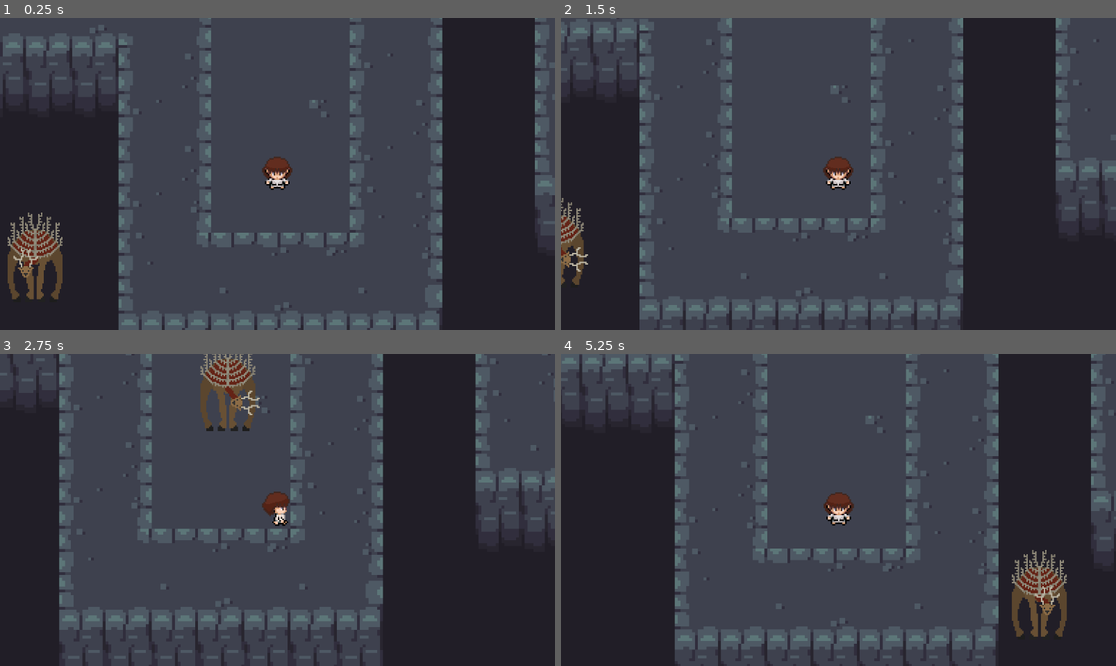
Above: before the commit, frames 1-4 (two rows, left to right).
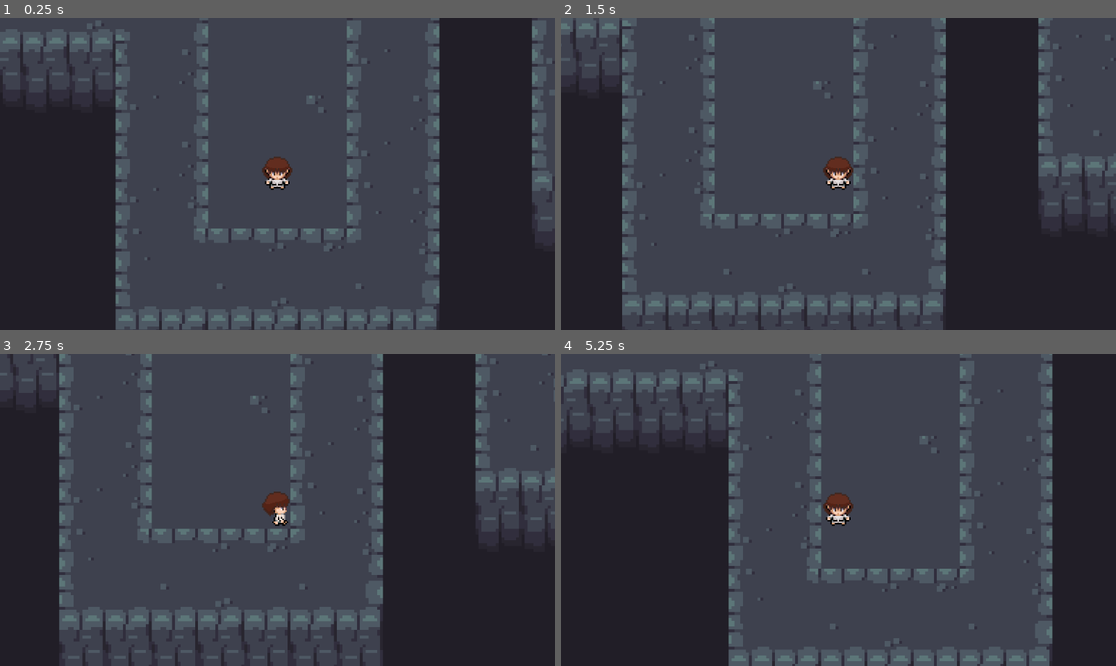
Above: after the commit, the same moments.

Repository: wtrmlnrch/Senior-Project-Game
Game: Godot game, scene res://AI_Stuff/Scenes/Maps/cave_scene.tscn
The game is run twice, just before and just after one commit, with the same random seed, the same clock (stepped at 60 frames per second) and the same inputs. This scene is started directly instead of the project's main scene.
Inputs:
- Up to frame 1 (0.25 s): no input
- Up to frame 2 (1.5 s): tap Enter at 0.5, 1.35 s; hold D (right) 0.53-1.28 s; tap E (Interact) at 0.6 s; hold S (down) from 1.28 s (still down)
- Up to frame 3 (2.75 s): release S (down) at 2.03 s; hold D (right) from 2.03 s (still down); tap E (Interact) at 2.1 s
- Up to frame 4 (5.25 s): release D (right) at 2.78 s; hold W (up) 2.78-3.53 s; tap Enter at 2.85, 4.35 s; hold A (left) 3.53-5.03 s; tap E (Interact) at 3.6, 5.1 s; hold S (down) from 5.03 s (still down)

The runs differ from the first frame. In frame 1, 7.9% of the frame differs, in the area x 0-100%, y 0-100%; in frame 2, 13%; in frame 3, 1.6%; in frame 4, 25%.

Commit message:
added last sound effects and tested cave level to make sure it played well.

Diff:
--- a/AI_Stuff/Scenes/Enemies/evil_deer.gd
+++ b/AI_Stuff/Scenes/Enemies/evil_deer.gd
@@ -2,7 +2,7 @@
 
 var teleportation_points : Array
 
-var teleportation_cooldown : float = 2.0
+var teleportation_cooldown : float = 5.0
 var teleportation_time : float = 0.0
 
 var just_tpd : bool = false
@@ -37,8 +37,10 @@
 func _on_area_2d_body_entered(body):
 	if body.is_in_group("player"):
 		emit_signal("haunting_cry_entry", body)
+		$Body/AudioStreamPlayer2D.play(0.0)
 
 
 func _on_area_2d_body_exited(body):
 	if body.is_in_group("player"):
 		emit_signal("haunting_cry_exit", body)
+		$Body/AudioStreamPlayer2D.stop()
--- a/AI_Stuff/Scenes/Enemies/evil_deer.tscn
+++ b/AI_Stuff/Scenes/Enemies/evil_deer.tscn
@@ -1,7 +1,8 @@
-[gd_scene load_steps=7 format=3 uid="uid://dnekeiuqiqtuc"]
+[gd_scene load_steps=8 format=3 uid="uid://dnekeiuqiqtuc"]
 
 [ext_resource type="Texture2D" uid="uid://b1ue1rq4jgj2" path="res://AI_Stuff/Assets/Enemy Sprites/deerSprites.png" id="1_jjqo7"]
 [ext_resource type="Script" uid="uid://cunx6fipd2mls" path="res://AI_Stuff/Scenes/Enemies/evil_deer.gd" id="1_pqx6f"]
+[ext_resource type="AudioStream" uid="uid://sh4fvifkundp" path="res://AI_Stuff/Assets/Sounds/Dauzkobza - Phobia - Ghostly Eerie Atmosphere .mp3" id="3_lw4tm"]
 
 [sub_resource type="Animation" id="Animation_pqx6f"]
 length = 0.001
@@ -66,6 +67,9 @@
 [node name="CollisionShape2D" type="CollisionShape2D" parent="Body/Area2D"]
 shape = SubResource("CircleShape2D_pqx6f")
 
+[node name="AudioStreamPlayer2D" type="AudioStreamPlayer2D" parent="Body"]
+stream = ExtResource("3_lw4tm")
+
 [node name="Teleportation Points" type="Node2D" parent="."]
 
 [node name="Point0" type="Node2D" parent="Teleportation Points"]
@@ -85,5 +89,11 @@
 [node name="Point5" type="Node2D" parent="Teleportation Points"]
 position = Vector2(-349, 231)
 
+[node name="Point6" type="Node2D" parent="Teleportation Points"]
+position = Vector2(-349, 231)
+
+[node name="Point7" type="Node2D" parent="Teleportation Points"]
+position = Vector2(-349, 231)
+
 [connection signal="body_entered" from="Body/Area2D" to="." method="_on_area_2d_body_entered"]
 [connection signal="body_exited" from="Body/Area2D" to="." method="_on_area_2d_body_exited"]
--- a/AI_Stuff/Scenes/Enemies/evil_wolf.gd
+++ b/AI_Stuff/Scenes/Enemies/evil_wolf.gd
@@ -12,6 +12,8 @@
 var alert_timer = 0.0
 var target_position = Vector2.ZERO
 
+var squirrel_body = null
+var growled = false
 
 @onready var lineOfSight = $RayCast2D
 
@@ -30,9 +32,20 @@
 		alert_timer -= delta
 		if alert_timer <= 0:
 			alert = false
+			growled = false
 
 		var direction = (target_position - global_position).normalized()
 		velocity = direction * normalSpeed * speed_multiplier
+
+		if !growled:
+			$Growl.play()
+			growled = true
+		if $AudioStreamPlayer2D.playing:
+			$AudioStreamPlayer2D.pitch_scale = 2
+		else:
+			$AudioStreamPlayer2D.play()
+			$AudioStreamPlayer2D.pitch_scale = 2
+
 		move_and_slide()
 
 		_play_animation_by_velocity()
@@ -50,6 +63,12 @@
 
 			var direction = (current_target - global_position).normalized()
 			velocity = direction * normalSpeed
+
+			if $AudioStreamPlayer2D.playing:
+				$AudioStreamPlayer2D.pitch_scale = 1
+			else:
+				$AudioStreamPlayer2D.play()
+
 
 			move_and_slide()
 
@@ -88,3 +107,19 @@
 			moveDown()
 		else:
 			moveUp()
+
+
+
+func _on_listening_area_area_entered(body):
+	squirrel_body = body.get_parent()
+	squirrel_body.sound_emitted.connect(_on_squirrel_sound)
+
+func _on_listening_area_area_exited(_body):
+	if squirrel_body != null:
+		squirrel_body.sound_emitted.disconnect(_on_squirrel_sound)
+		squirrel_body = null
+
+func _on_squirrel_sound(sound_position : Vector2):
+	alert = true
+	alert_timer = alertDuration
+	target_position = sound_position
--- a/AI_Stuff/Scenes/Enemies/evil_wolf.tscn
+++ b/AI_Stuff/Scenes/Enemies/evil_wolf.tscn
@@ -1,7 +1,9 @@
-[gd_scene load_steps=12 format=3 uid="uid://c5ni42t63o4ji"]
+[gd_scene load_steps=15 format=3 uid="uid://c5ni42t63o4ji"]
 
 [ext_resource type="Script" uid="uid://b1pvcqgoevab4" path="res://AI_Stuff/Scenes/Enemies/evil_wolf.gd" id="1_6yoy0"]
 [ext_resource type="Texture2D" uid="uid://clbjyt0sfaqlw" path="res://AI_Stuff/Assets/Enemy Sprites/evil_wolf_ss2.png" id="2_6yoy0"]
+[ext_resource type="AudioStream" uid="uid://bbq3yseqy8sql" path="res://AI_Stuff/Assets/Sounds/squelchingStep.mp3" id="3_u86c7"]
+[ext_resource type="AudioStream" uid="uid://im7qoy1a7w7d" path="res://AI_Stuff/Assets/Sounds/Selkor Studio - Wild Animals - Wolf Deep Growl and Snarl.mp3" id="4_rqnyr"]
 
 [sub_resource type="Animation" id="Animation_6yoy0"]
 length = 0.001
@@ -175,7 +177,7 @@
 "times": PackedFloat32Array(0),
 "transitions": PackedFloat32Array(1),
 "update": 0,
-"values": [Vector2(3, 1)]
+"values": [Vector2(5, 1)]
 }
 
 [sub_resource type="Animation" id="Animation_rqnyr"]
@@ -275,7 +277,7 @@
 "times": PackedFloat32Array(0),
 "transitions": PackedFloat32Array(1),
 "update": 0,
-"values": [Vector2(1, 3)]
+"values": [Vector2(1, 5)]
 }
 
 [sub_resource type="Animation" id="Animation_hox72"]
@@ -375,7 +377,7 @@
 "times": PackedFloat32Array(0),
 "transitions": PackedFloat32Array(1),
 "update": 0,
-"values": [Vector2(1, 3)]
+"values": [Vector2(1, 5)]
 }
 
 [sub_resource type="Animation" id="Animation_u86c7"]
@@ -451,7 +453,7 @@
 "times": PackedFloat32Array(0),
 "transitions": PackedFloat32Array(1),
 "update": 0,
-"values": [Vector2(3, 1)]
+"values": [Vector2(5, 1)]
 }
 
 [sub_resource type="AnimationLibrary" id="AnimationLibrary_6yoy0"]
@@ -471,7 +473,10 @@
 
 [sub_resource type="RectangleShape2D" id="RectangleShape2D_6yoy0"]
 
-[node name="Evil Wolf" type="CharacterBody2D"]
+[sub_resource type="CircleShape2D" id="CircleShape2D_6yoy0"]
+radius = 409.396
+
+[node name="Evil Wolf" type="CharacterBody2D" groups=["Enemies"]]
 collision_layer = 2
 script = ExtResource("1_6yoy0")
 
@@ -498,3 +503,22 @@
 scale = Vector2(3, 1)
 shape = SubResource("RectangleShape2D_6yoy0")
 target_position = Vector2(0, 200)
+
+[node name="AudioStreamPlayer2D" type="AudioStreamPlayer2D" parent="."]
+stream = ExtResource("3_u86c7")
+volume_db = -10.0
+parameters/looping = true
+
+[node name="Growl" type="AudioStreamPlayer2D" parent="."]
+stream = ExtResource("4_rqnyr")
+volume_db = 5.0
+
+[node name="ListeningArea" type="Area2D" parent="."]
+collision_layer = 0
+collision_mask = 256
+
+[node name="CollisionShape2D" type="CollisionShape2D" parent="ListeningArea"]
+shape = SubResource("CircleShape2D_6yoy0")
+
+[connection signal="area_entered" from="ListeningArea" to="." method="_on_listening_area_area_entered"]
+[connection signal="area_exited" from="ListeningArea" to="." method="_on_listening_area_area_exited"]
--- a/AI_Stuff/Scenes/Enemies/evil_wolf_manager.tscn
+++ b/AI_Stuff/Scenes/Enemies/evil_wolf_manager.tscn
@@ -21,7 +21,7 @@
 tile_set = ExtResource("2_baw70")
 
 [node name="Walls" type="TileMapLayer" parent="MapGrid"]
-tile_map_data = PackedByteArray("AAACAP7/AQAAAAAAAAD8//7/AQA …(8360 unchanged characters)… 4//L/AQAEAAAAAAD1/+z/AQAEAAAAAAAFAPD/AQADAAMAAAAGAPD/AQADAAMAAAAGAPH/AQADAAMAAAAGAPL …(7423 unchanged characters)…
+tile_map_data = PackedByteArray("AAACAP7/AQAAAAAAAAD8//7/AQA …(8360 unchanged characters)… 4//L/AQAEAAAAAAD1/+z/AQAEAAAAAAAFAPD/AQAKAAEAAAAGAPD/AQADAAMAAAAGAPH/AQADAAMAAAAGAPL …(7423 unchanged characters)…
 tile_set = ExtResource("2_baw70")
 
 [node name="Doors" type="TileMapLayer" parent="MapGrid"]
@@ -72,16 +72,16 @@
 [node name="Squirrels" type="Node2D" parent="."]
 
 [node name="EvilSquirrelAi" parent="Squirrels" instance=ExtResource("5_mvbwy")]
-position = Vector2(45, -1702)
+position = Vector2(1005, 140)
 
 [node name="EvilSquirrelAi2" parent="Squirrels" instance=ExtResource("5_mvbwy")]
-position = Vector2(1318, -744)
+position = Vector2(-24, -1734)
 
 [node name="EvilSquirrelAi3" parent="Squirrels" instance=ExtResource("5_mvbwy")]
-position = Vector2(552, -536)
+position = Vector2(-596, -966)
 
 [node name="EvilSquirrelAi4" parent="Squirrels" instance=ExtResource("5_mvbwy")]
-position = Vector2(-486, -540)
+position = Vector2(808, -809)
 
 [node name="EvilSquirrelAi5" parent="Squirrels" instance=ExtResource("5_mvbwy")]
-position = Vector2(843, 213)
+position = Vector2(-362, -42)
--- a/AI_Stuff/Scenes/Enemies/squirrel_ai.gd
+++ b/AI_Stuff/Scenes/Enemies/squirrel_ai.gd
@@ -17,8 +17,7 @@
 	$Squirrel/AnimationPlayer.play("Scanning")
 
 func _physics_process(delta):
-	if $Squirrel/ShapeCast2D.is_colliding() and $Squirrel/ShapeCast2D.get_collider(0).get_name() == "CharacterBody2D" and !running:
-
+	if $Squirrel/ShapeCast2D.is_colliding() and ($Squirrel/ShapeCast2D.get_collider(0).get_name() == "CharacterBody2D" or $Squirrel/ShapeCast2D.get_collider(0).get_name() == "MainCharacter") and !running:
 		running_time = running_duration
 		running = true
 
--- a/AI_Stuff/Scenes/Enemies/squirrel_ai.tscn
+++ b/AI_Stuff/Scenes/Enemies/squirrel_ai.tscn
@@ -441,7 +441,7 @@
 script = ExtResource("1_k5dbl")
 
 [node name="Squirrel" type="CharacterBody2D" parent="."]
-collision_layer = 257
+collision_layer = 258
 collision_mask = 257
 
 [node name="Sprite2D" type="Sprite2D" parent="Squirrel"]
--- a/AI_Stuff/Scenes/Enemies/wolf_ai.gd
+++ b/AI_Stuff/Scenes/Enemies/wolf_ai.gd
@@ -13,6 +13,7 @@
 
 var target_position = Vector2.ZERO
 var squirrel_body = null
+var growled = false
 
 func _ready():
 	$Wolf.global_position.y = y_value
@@ -31,10 +32,16 @@
 		$Wolf.velocity.y = 0
 		$Wolf.global_position.y = y_value
 
+		# code doesn't work. try to fix in morning
+		if !growled:
+			$Growl.play()
+			growled = true
+
 		$Wolf.move_and_slide()
 
 		if alert_timer <= 0:
 			alert = false
+			growled = false
 		return
 
 	var speed = normal_speed
--- a/AI_Stuff/Scenes/Enemies/wolf_ai.tscn
+++ b/AI_Stuff/Scenes/Enemies/wolf_ai.tscn
@@ -1,7 +1,8 @@
-[gd_scene load_steps=13 format=3 uid="uid://dd5colxo1ug6b"]
+[gd_scene load_steps=14 format=3 uid="uid://dd5colxo1ug6b"]
 
 [ext_resource type="Script" uid="uid://gy6q2qpmtsj" path="res://AI_Stuff/Scenes/Enemies/wolf_ai.gd" id="1_di4ya"]
 [ext_resource type="Texture2D" uid="uid://dwkp607ksq6fv" path="res://AI_Stuff/Assets/Enemy Sprites/wolf_spritesheet.png" id="2_di4ya"]
+[ext_resource type="AudioStream" uid="uid://cm8ptclet4mhi" path="res://AI_Stuff/Assets/Sounds/OG SoundFX - Fantasy Monsters - Dog Growling .mp3" id="3_ni0r0"]
 
 [sub_resource type="RectangleShape2D" id="RectangleShape2D_di4ya"]
 size = Vector2(63, 56)
@@ -203,6 +204,10 @@
 [node name="CollisionShape2D" type="CollisionShape2D" parent="Wolf/ListeningArea"]
 shape = SubResource("CircleShape2D_di4ya")
 
+[node name="Growl" type="AudioStreamPlayer2D" parent="Wolf"]
+stream = ExtResource("3_ni0r0")
+volume_db = 5.0
+
 [node name="Walls" type="Node2D" parent="."]
 
 [node name="LeftWall" type="Area2D" parent="Walls"]
--- /dev/null
+++ b/AI_Stuff/Scenes/Maps/cave_scene.gd
@@ -0,0 +1,5 @@
+extends Node2D
+
+func _on_area_2d_area_entered(area):
+	# teleport to last section
+	pass
--- a/AI_Stuff/Scenes/Maps/cave_scene.tscn
+++ b/AI_Stuff/Scenes/Maps/cave_scene.tscn
@@ -1,15 +1,51 @@
-[gd_scene load_steps=4 format=3 uid="uid://dc13vnjyh440w"]
+[gd_scene load_steps=6 format=3 uid="uid://dc13vnjyh440w"]
 
 [ext_resource type="PackedScene" uid="uid://bx5lc4py85ape" path="res://AI_Stuff/Scenes/Enemies/evil_wolf_manager.tscn" id="1_rh6oy"]
+[ext_resource type="Script" uid="uid://cvxn1t6aj1coi" path="res://AI_Stuff/Scenes/Maps/cave_scene.gd" id="1_vwfq1"]
 [ext_resource type="PackedScene" uid="uid://dbvb0tv5xe1aq" path="res://newfolder/Scenes/CharacterSprites/MainCharacter.tscn" id="2_3yne0"]
 [ext_resource type="PackedScene" uid="uid://dnekeiuqiqtuc" path="res://AI_Stuff/Scenes/Enemies/evil_deer.tscn" id="3_niqg2"]
 
+[sub_resource type="RectangleShape2D" id="RectangleShape2D_niqg2"]
+size = Vector2(175.75, 89.5)
+
 [node name="CaveScene" type="Node2D"]
+script = ExtResource("1_vwfq1")
 
 [node name="Evil Wolf AI" parent="." instance=ExtResource("1_rh6oy")]
 
+[node name="EvilDeer" parent="." instance=ExtResource("3_niqg2")]
+position = Vector2(779, -757)
+
+[node name="Point1" parent="EvilDeer/Teleportation Points" index="1"]
+position = Vector2(-455, 535)
+
+[node name="Point2" parent="EvilDeer/Teleportation Points" index="2"]
+position = Vector2(-916, -566)
+
+[node name="Point3" parent="EvilDeer/Teleportation Points" index="3"]
+position = Vector2(-1120, -13)
+
+[node name="Point4" parent="EvilDeer/Teleportation Points" index="4"]
+position = Vector2(425, -444)
+
+[node name="Point5" parent="EvilDeer/Teleportation Points" index="5"]
+position = Vector2(781, 686)
+
+[node name="Point6" parent="EvilDeer/Teleportation Points" index="6"]
+position = Vector2(-1234, 668)
+
+[node name="Point7" parent="EvilDeer/Teleportation Points" index="7"]
+position = Vector2(-319, -1195)
+
 [node name="MainCharacter" parent="." instance=ExtResource("2_3yne0")]
-position = Vector2(28, 367)
+position = Vector2(32, 373)
 
-[node name="EvilDeer" parent="." instance=ExtResource("3_niqg2")]
-position = Vector2(41, 313)
+[node name="Area2D" type="Area2D" parent="."]
+
+[node name="CollisionShape2D" type="CollisionShape2D" parent="Area2D"]
+position = Vector2(419, -2007)
+shape = SubResource("RectangleShape2D_niqg2")
+
+[connection signal="area_entered" from="Area2D" to="." method="_on_area_2d_area_entered"]
+
+[editable path="EvilDeer"]
--- a/AI_Stuff/Scenes/TestingMaps/testing_map_1.tscn
+++ b/AI_Stuff/Scenes/TestingMaps/testing_map_1.tscn
@@ -2,7 +2,7 @@
 
 [ext_resource type="TileSet" uid="uid://cisthpvkuboug" path="res://AI_Stuff/Assets/Environment/basicEnv.tres" id="1_lnrpn"]
 [ext_resource type="PackedScene" uid="uid://dbvb0tv5xe1aq" path="res://newfolder/Scenes/CharacterSprites/MainCharacter.tscn" id="3_mdhsb"]
-[ext_resource type="PackedScene" uid="uid://dnekeiuqiqtuc" path="res://AI_Stuff/Scenes/Enemies/evil_deer.tscn" id="3_sowny"]
+[ext_resource type="PackedScene" uid="uid://dd5colxo1ug6b" path="res://AI_Stuff/Scenes/Enemies/wolf_ai.tscn" id="3_sowny"]
 
 [node name="TestingMap1" type="Node2D"]
 
@@ -17,5 +17,4 @@
 position = Vector2(17, 61)
 max_speed = 125
 
-[node name="EvilDeer" parent="." instance=ExtResource("3_sowny")]
-position = Vector2(-232, -10)
+[node name="wolf_ai" parent="." instance=ExtResource("3_sowny")]
Not shown, added: AI_Stuff/Assets/Sounds/Dauzkobza - Phobia - Ghostly Eerie Atmosphere .mp3.import
Not shown, added: AI_Stuff/Assets/Sounds/OG SoundFX - Fantasy Monsters - Dog Growling .mp3.import
Not shown, added: AI_Stuff/Assets/Sounds/Selkor Studio - Wild Animals - Wolf Deep Growl and Snarl.mp3.import
Not shown, added: AI_Stuff/Assets/Sounds/squelchingStep.mp3.import
Not shown, added: AI_Stuff/Scenes/Maps/cave_scene.gd.uid
Not shown, added: AI_Stuff/Assets/Sounds/Dauzkobza - Phobia - Ghostly Eerie Atmosphere .mp3
Not shown, added: AI_Stuff/Assets/Sounds/OG SoundFX - Fantasy Monsters - Dog Growling .mp3
Not shown, added: AI_Stuff/Assets/Sounds/Selkor Studio - Wild Animals - Wolf Deep Growl and Snarl.mp3
Not shown, added: AI_Stuff/Assets/Sounds/squelchingStep.mp3
